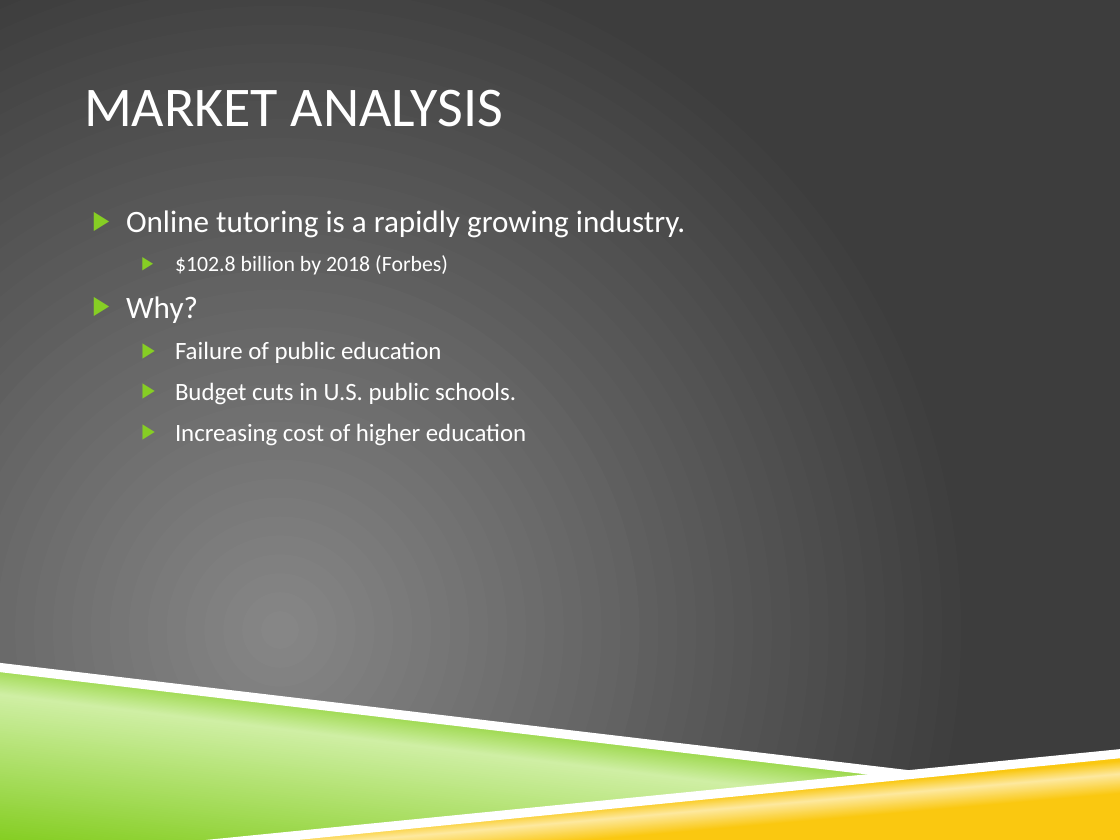
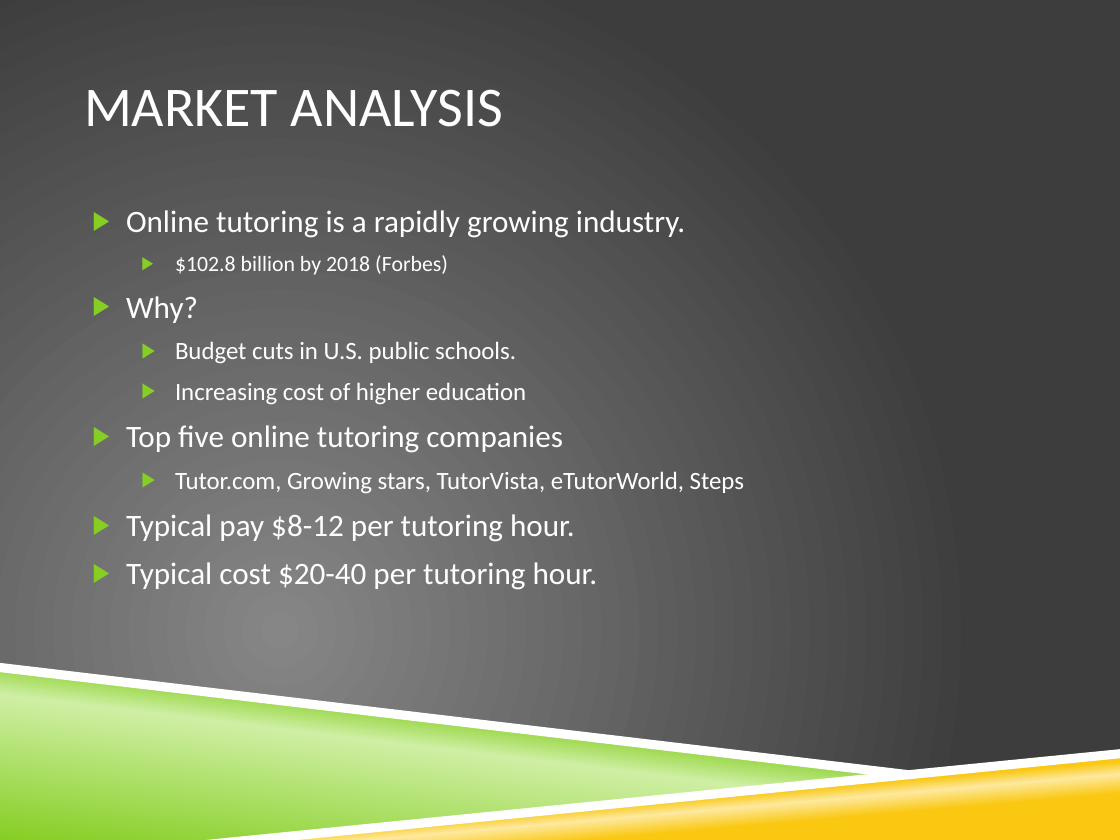
Before and after one commit to razfriman/Snap2Ask, a slide deck: slide 4 of Proposal.pptx. Drawn at 1120x840 pixels with LibreOffice and Linux fonts; fonts in the diff are those of the drawing; background and template pictures are left out. Boxes give left, top, right and bottom in pixels: in the first picture for what was removed or moved away, otherwise in the second. Text is boxed around its words. In the diff, an @@ line names an element or a change of style, - is before the commit and + after.

Commit message:
Expanded market analysis area

```diff
--- a/Proposal.pptx
+++ b/Proposal.pptx
@@ text at [175, 342, 441, 363]: paragraph removed @@
-  ▶ Failure of public education
@@ text at [126, 425, 744, 589]: paragraphs added @@
+▶ Top five online tutoring companies
+  ▶ Tutor.com, Growing stars, TutorVista, eTutorWorld, Steps
+▶ Typical pay $8-12 per tutoring hour.
+▶ Typical cost $20-40 per tutoring hour.
```
Also in this commit, not shown: 1 other slide changed, 1 other file.
